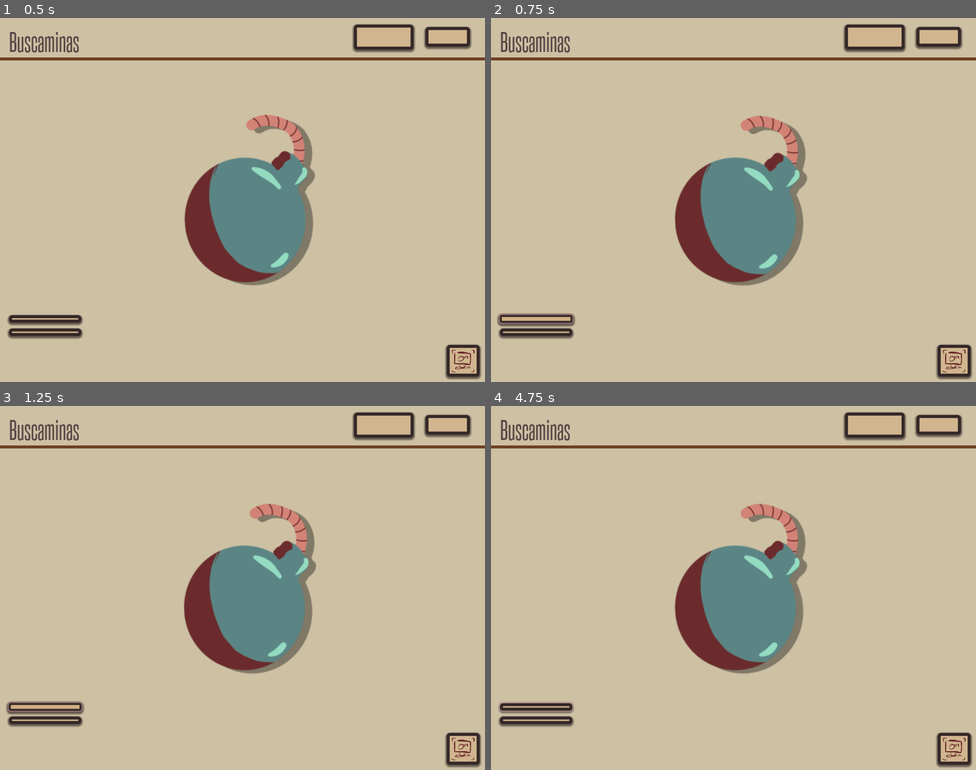
Above: before the commit, frames 1-4 (two rows, left to right).
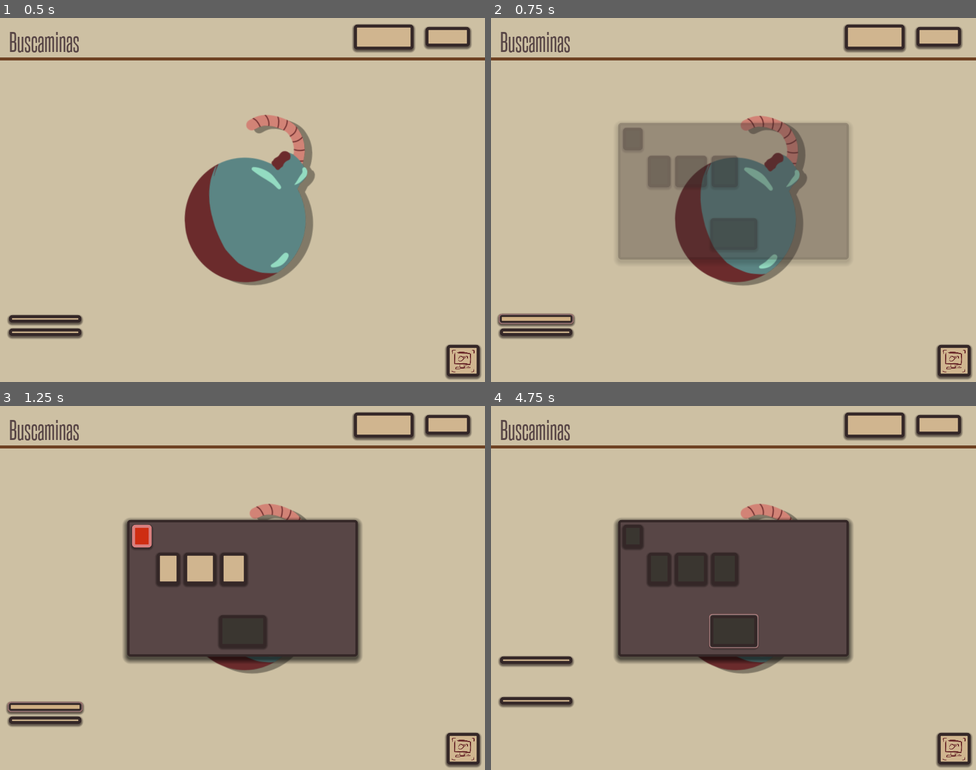
Above: after the commit, the same moments.

Repository: iazuaje/buscaminas
Game: Godot game, scene res://Objetos/VentanaPrincipal2.tscn
The game is run twice, just before and just after one commit, with the same random seed, the same clock (stepped at 60 frames per second) and the same inputs.
Inputs (mouse positions are in pixels of both pictures, inside the frame that each line leads up to):
- Up to frame 1 (0.5 s): no input
- Up to frame 2 (0.75 s): click "Iniciar" at 0.5 s
- Up to frame 3 (1.25 s): no input
- Up to frame 4 (4.75 s): click "Iniciar" at 1.25 s; click (956, 748) at 2 s; click "estadísticas" at 2.75 s; click (660, 566) at 3.5 s, where only the run after the commit has a clickable "Fácil"; click (733, 631) at 4.25 s, where only the run after the commit has a clickable "Ok"

Frame 1 is identical in both runs. In frame 2, 17% of the frame differs, in the area x 26-74%, y 28-68%; in frame 3, 19%; in frame 4, 21%, in the area x 1-75%, y 30-89%.
Error in both runs: Invalid get index 'version' (on base: 'Nil'). (res://Objetos/VentanaPrincipal2.gd:65)

Commit message:
Arreglo de bug que no dejaba jugar xd

Diff:
--- a/Objetos/VentanaPrincipal2.gd
+++ b/Objetos/VentanaPrincipal2.gd
@@ -66,6 +66,7 @@
 	if (versionNueva != GLOBAL.versionActual):
 		var notificacion = Notificacion.instance()
 		add_child(notificacion)
+	else: print("mamita")
 
 func _process(delta : float) -> void:
 	if (partidaEnCurso):
--- a/Objetos/VentanaPrincipal2.tscn
+++ b/Objetos/VentanaPrincipal2.tscn
@@ -931,7 +931,7 @@
 
 [node name="iniciar" type="Button" parent="botones"]
 margin_right = 119.0
-margin_bottom = 52.0
+margin_bottom = 52.0001
 size_flags_horizontal = 3
 theme = ExtResource( 1 )
 custom_constants/hseparation = 0
@@ -1078,8 +1078,7 @@
 anchor_right = 1.0
 anchor_bottom = 1.0
 margin_top = -20.0
-margin_right = 4000.0
-margin_bottom = 2980.0
+margin_bottom = -20.0
 
 [node name="panelDificultad" parent="." instance=ExtResource( 9 )]
 visible = false
@@ -1087,8 +1086,7 @@
 anchor_right = 1.0
 anchor_bottom = 1.0
 margin_top = -20.0
-margin_right = 4000.0
-margin_bottom = 2980.0
+margin_bottom = -20.0
 
 [node name="PanelConfiguracion" parent="." instance=ExtResource( 14 )]
 visible = false
@@ -1096,8 +1094,7 @@
 anchor_right = 1.0
 anchor_bottom = 1.0
 margin_top = -20.0
-margin_right = 4000.0
-margin_bottom = 2980.0
+margin_bottom = -20.0
 
 [node name="Transicion" parent="." instance=ExtResource( 5 )]
 visible = false
--- a/scripts/Global.gd
+++ b/scripts/Global.gd
@@ -1,5 +1,5 @@
 extends Node
 
-const versionActual = "1.1.0.0"
+const versionActual = "1.1.1.1"
 
 var escenaAnterior = null
--- a/version.json
+++ b/version.json
@@ -1 +1 @@
-{"version" : "1.1.0.0"}
+{"version" : "1.1.1.1"}
Not shown, changed: export_presets.cfg
Not shown, added: export/BuscaminasGD.exe
Not shown, added: export/BuscaminasGD.pck
